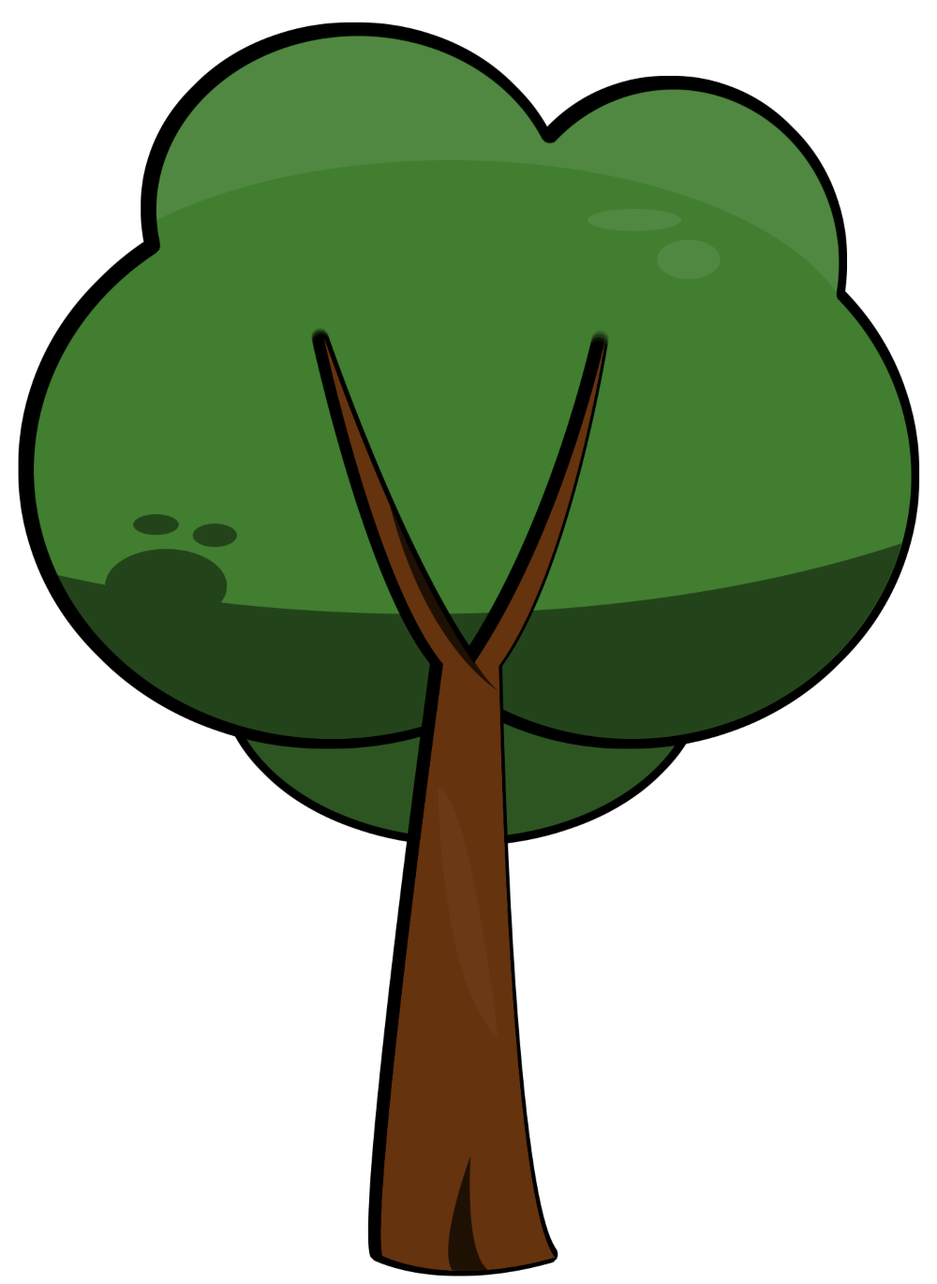
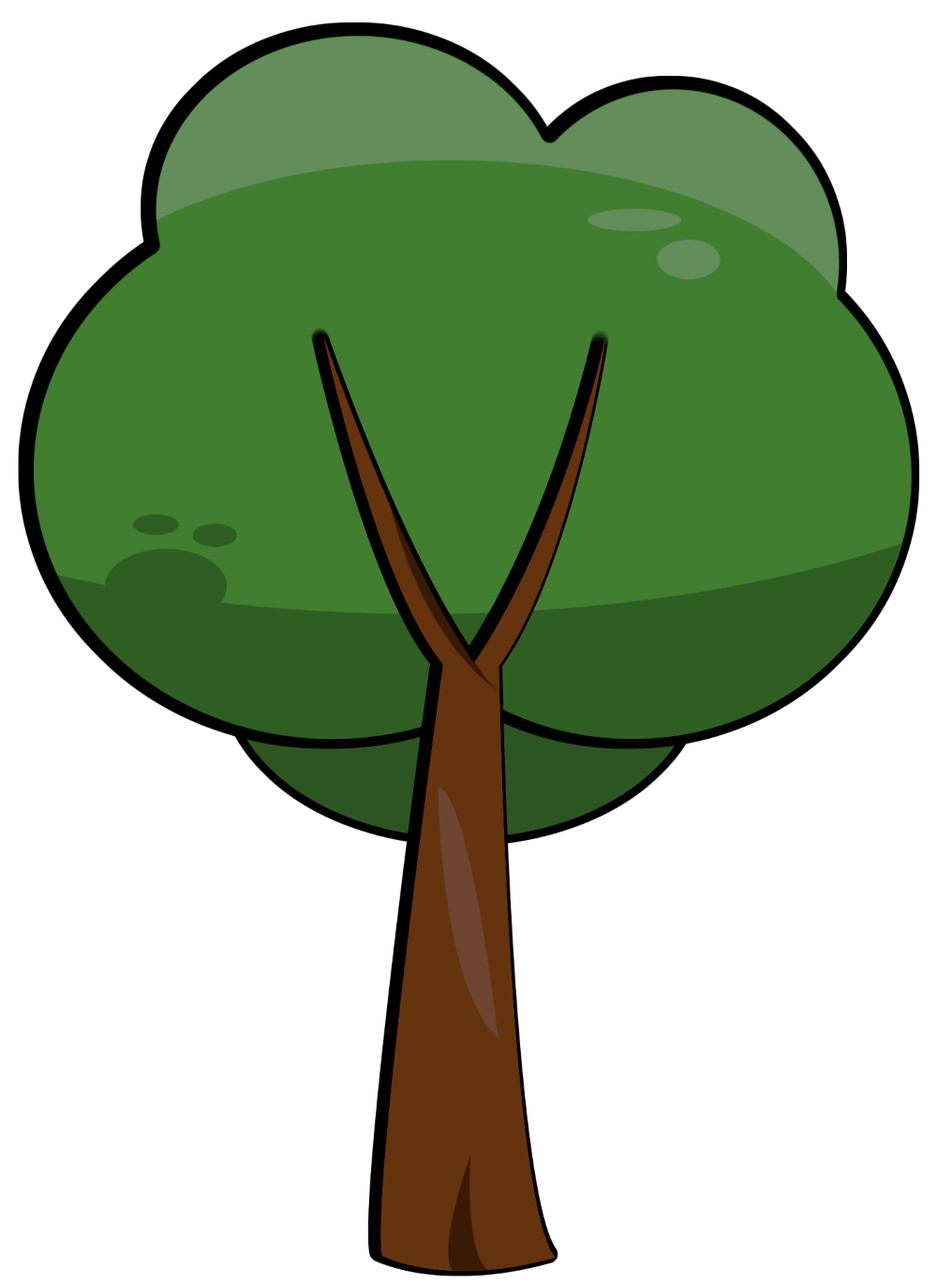
Layered file, before and after one edit (937 x 1284). Changes by layer:
removed layer "Shirt 2 #6" (was 3%) over (437, 786, 499, 1039)
removed layer "Shirt 2 #4" (was 69%) over (388, 503, 501, 1272)
removed layer "Shirt 2" over (323, 338, 606, 1272)
painted on "Shirt 2 #1" over (323, 338, 606, 1272)
removed layer "Shirt 2 #9" (was 46%) over (56, 514, 903, 741)
removed layer "Pasted Layer" (was 8%) over (155, 36, 839, 294)
removed layer "Shirt 2 #2" over (33, 35, 912, 740)
painted on "Shirt 2 #7" over (33, 35, 912, 740)
